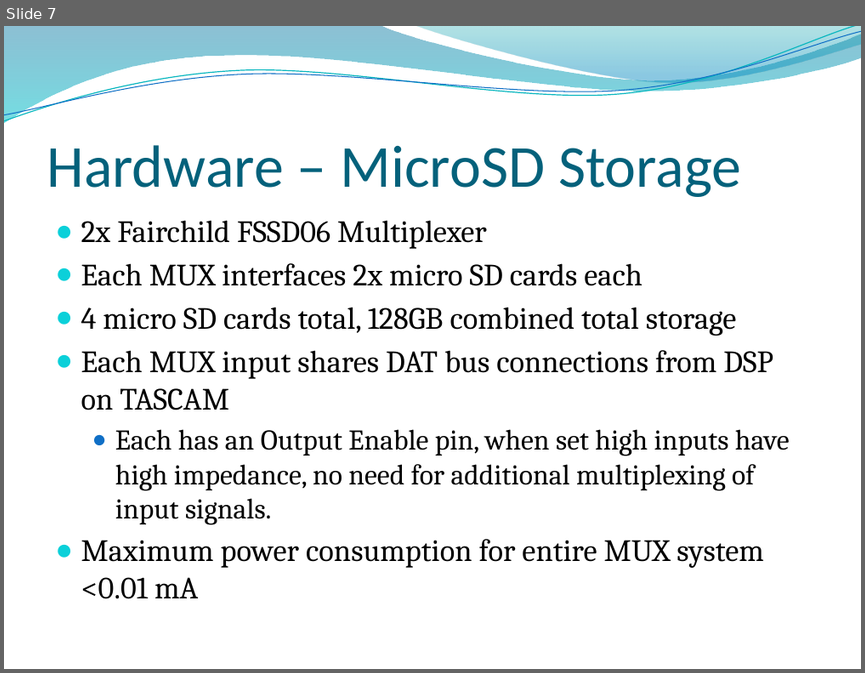
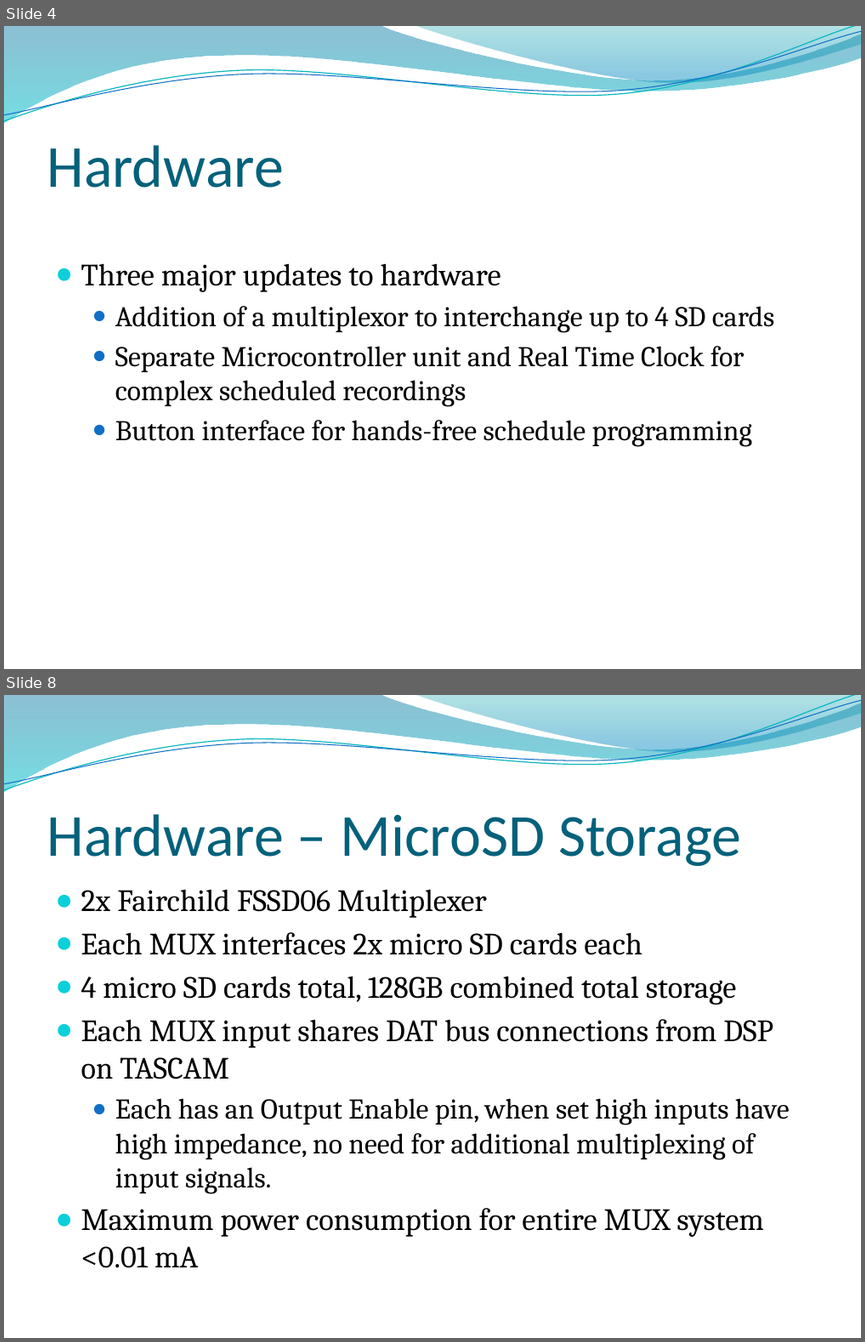
Before and after one commit to chelseathroop/UUVCapstone, a slide deck: CapstoneAssignments/CapstoneProposal.pptx. Shown one above the other, each under a label of ours: slide 7 before the commit, slides 4 and 8 after it; the slides between them are not shown. The pictures are 865x673 and 865x1342 pixels, drawn with LibreOffice and Linux fonts; fonts in the diff are those of the drawing; background and template pictures are left out. Boxes give left, top, right and bottom in pixels: in the first picture for what was removed or moved away, otherwise in the second. Text is boxed around its words. In the diff, an @@ line names an element or a change of style, - is before the commit and + after.

```diff
--- a/CapstoneAssignments/CapstoneProposal.pptx
+++ b/CapstoneAssignments/CapstoneProposal.pptx
@@ slide 4 added at bbox=[4, 26, 861, 669], background picture (left out); not listed: 4 template elements that a slide beside it also shows @@
@@ title added at bbox=[46, 145, 283, 188], 50 pt, text #04617B @@
+Hardware
@@ text added at bbox=[81, 263, 774, 447], 24 pt, text #000000 @@
+● Three major updates to hardware
+  ● Addition of a multiplexor to interchange up to 4 SD cards
+  ● Separate Microcontroller unit and Real Time Clock for complex scheduled recordings
+  ● Button interface for hands-free schedule programming
@@ what was slide 7 is now slide 8 @@
```
Also in this commit, not shown: 6 slides changed, 4 other slides added, 2 slides removed, 1 other file.
